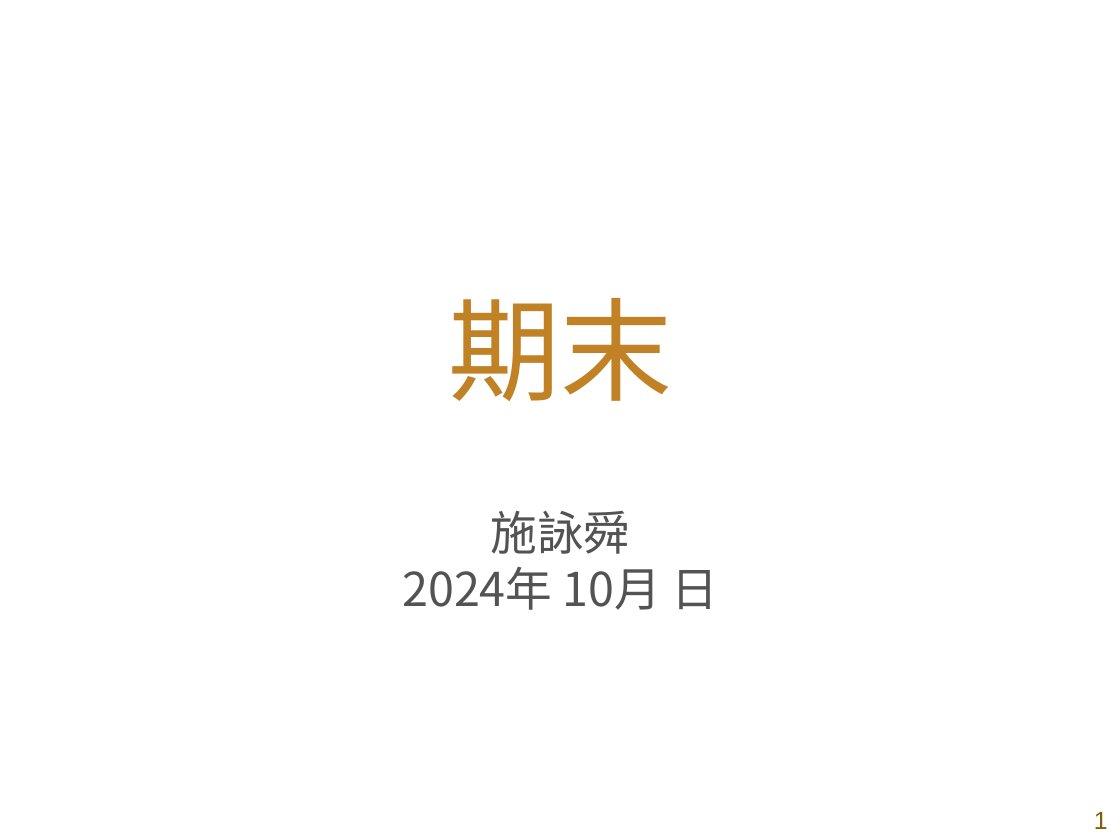
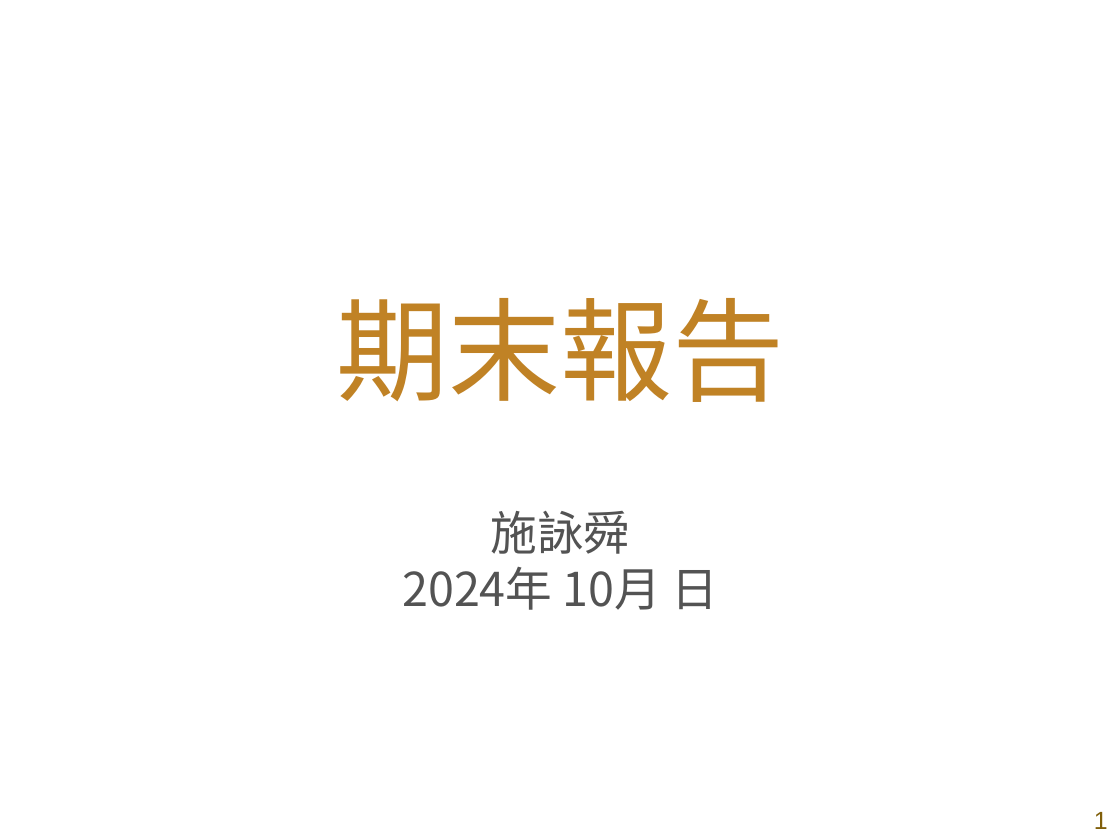
Before and after one commit to shih33/java_atguigu, a slide deck: slide 1 of 期末報告/期末簡報_施詠舜.pptx. Drawn at 1120x840 pixels with LibreOffice and Linux fonts; fonts in the diff are those of the drawing; background and template pictures are left out. Boxes give left, top, right and bottom in pixels: in the first picture for what was removed or moved away, otherwise in the second. Text is boxed around its words. In the diff, an @@ line names an element or a change of style, - is before the commit and + after.

```diff
--- a/期末報告/期末簡報_施詠舜.pptx
+++ b/期末報告/期末簡報_施詠舜.pptx
@@ title at [336,298,784,402]: text changed @@
-期末
+期末報告
```
Also in this commit, not shown: 2 other slides changed, 4 slides added.
